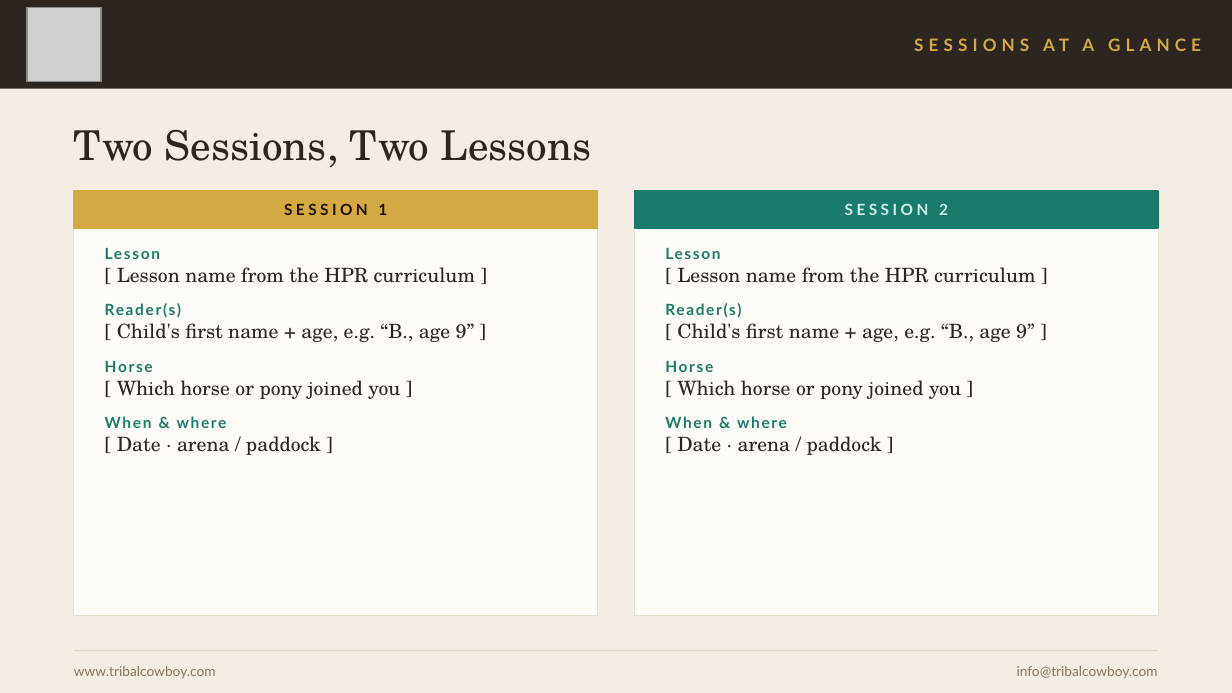
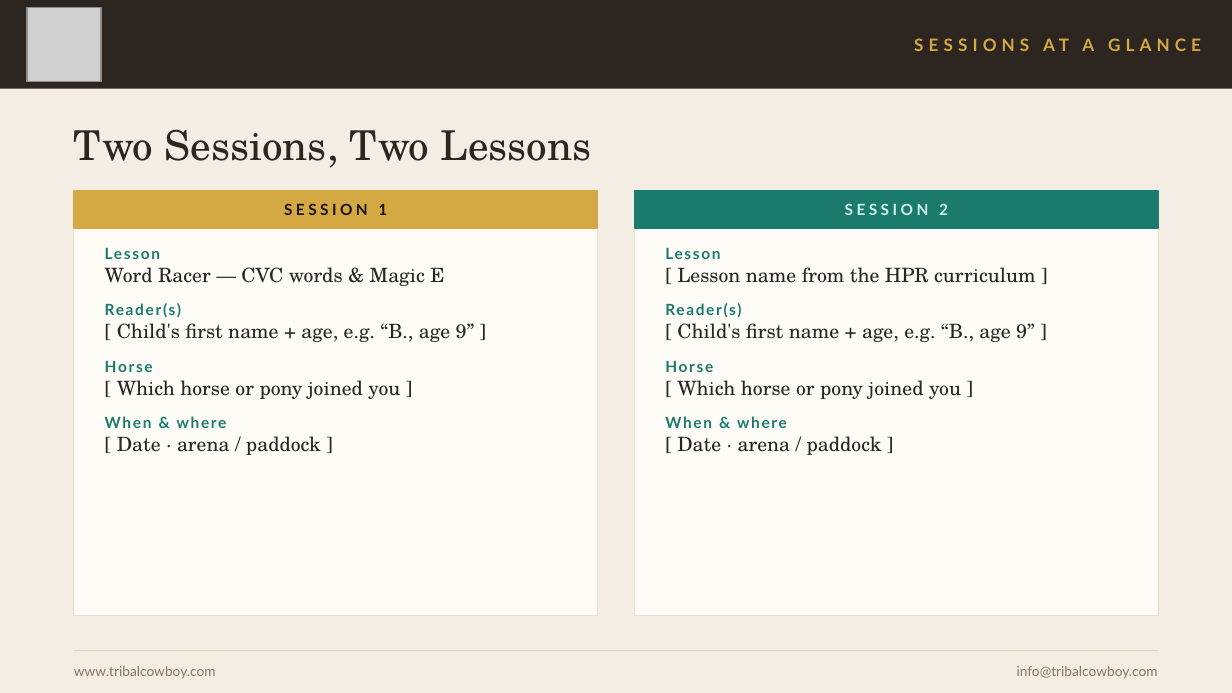
Before and after one commit to mrshuffhines-byte/tribal-cowboy-webhook, a slide deck: slide 2 of content/presentations/HPR-Class4-Practice-Sessions.pptx. Drawn at 1232x693 pixels with LibreOffice and Linux fonts; fonts in the diff are those of the drawing; grey boxes stand for pictures. Boxes give left, top, right and bottom in pixels: in the first picture for what was removed or moved away, otherwise in the second. Text is boxed around its words. In the diff, an @@ line names an element or a change of style, - is before the commit and + after.

```diff
--- a/content/presentations/HPR-Class4-Practice-Sessions.pptx
+++ b/content/presentations/HPR-Class4-Practice-Sessions.pptx
@@ text at box(105, 267, 444, 286): text changed @@
-[ Lesson name from the HPR curriculum ]
+Word Racer — CVC words & Magic E
```
Also in this commit, not shown: 2 other slides changed, 1 other file.
